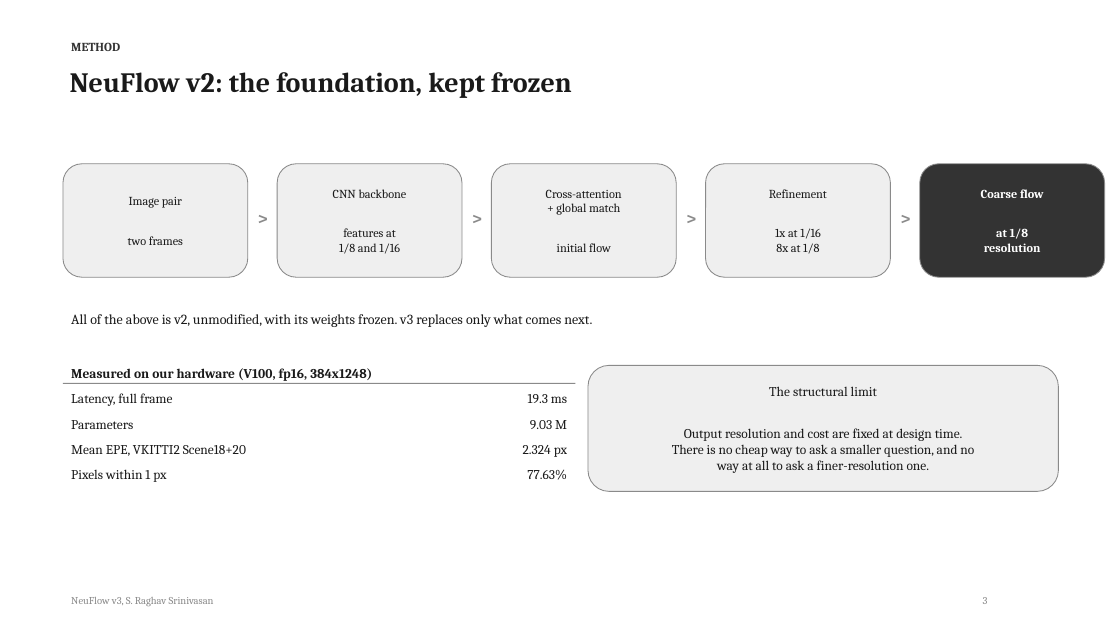
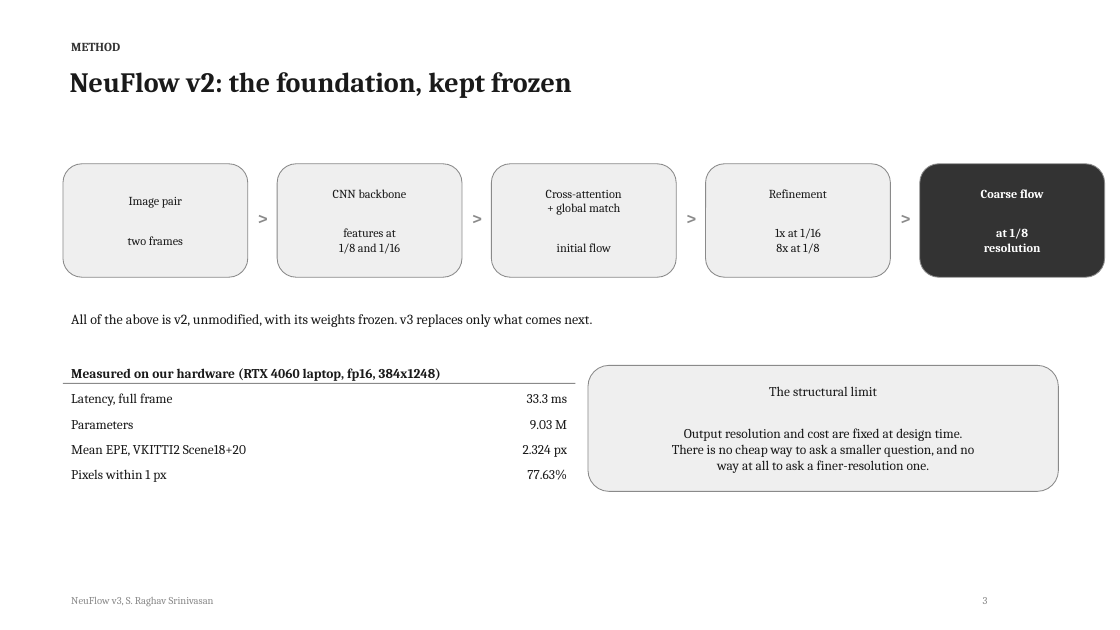
Before and after one commit to shrirag10/Neuflowv3, a slide deck: slide 3 of docs/NeuFlow_v3_status.pptx. Drawn at 1120x630 pixels with LibreOffice and Linux fonts; fonts in the diff are those of the drawing. Boxes give left, top, right and bottom in pixels: in the first picture for what was removed or moved away, otherwise in the second. Text is boxed around its words. In the diff, an @@ line names an element or a change of style, - is before the commit and + after.

```diff
--- a/docs/NeuFlow_v3_status.pptx
+++ b/docs/NeuFlow_v3_status.pptx
@@ text at (x1=71, y1=368, x2=441, y2=381): text changed @@
-Measured on our hardware (V100, fp16, 384x1248)
+Measured on our hardware (RTX 4060 laptop, fp16, 384x1248)
@@ text at (x1=527, y1=394, x2=567, y2=403): text changed @@
-19.3 ms
+33.3 ms
```
Also in this commit, not shown: 10 other slides changed, 2 slides added, 1 slide removed, 11 other files.
